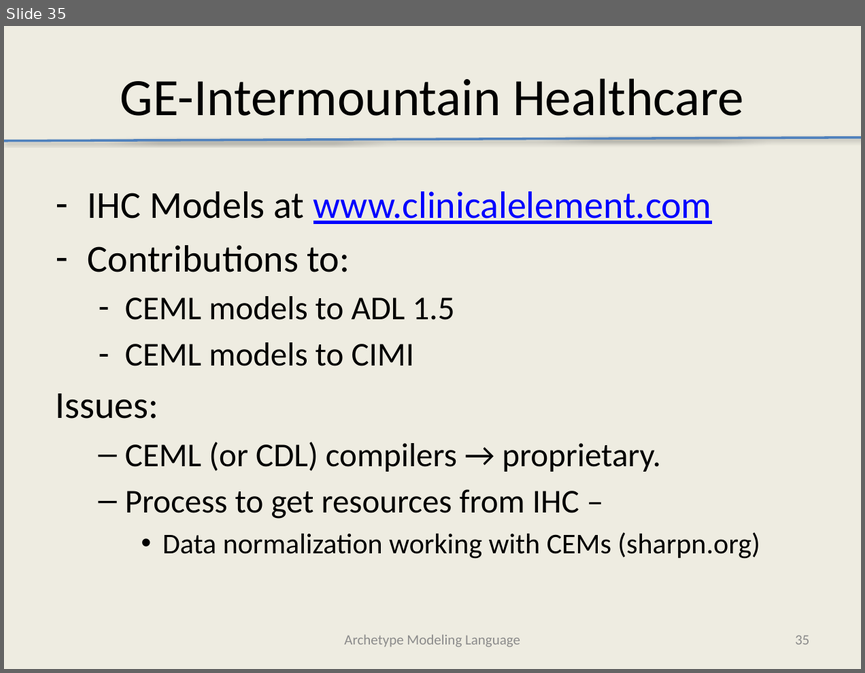
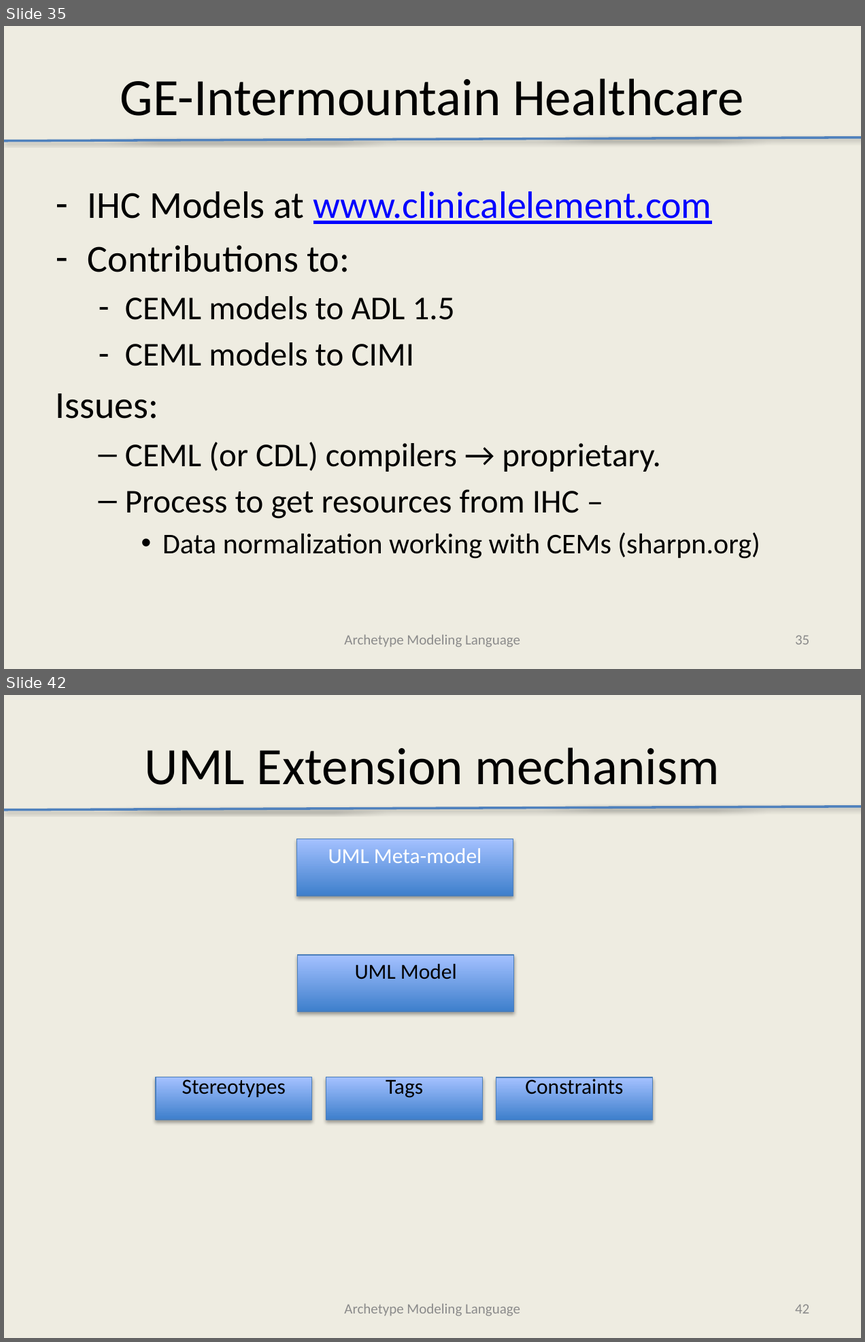
Before and after one commit to Avelanda/AMLTooling, a slide deck: docs/AMLTooling.pptx. Shown one above the other, each under a label of ours: slide 35 before the commit, slides 35 and 42 after it; the slides between them are not shown. The pictures are 865x673 and 865x1342 pixels, drawn with LibreOffice and Linux fonts; fonts in the diff are those of the drawing. Boxes give left, top, right and bottom in pixels: in the first picture for what was removed or moved away, otherwise in the second. Text is boxed around its words. In the diff, an @@ line names an element or a change of style, - is before the commit and + after.

```diff
--- a/docs/AMLTooling.pptx
+++ b/docs/AMLTooling.pptx
@@ slide 42 added at <box>4,695,861,1338</box>, background #EEECE1 @@
@@ title added at <box>145,747,719,785</box>, 44 pt, text #000000 @@
+UML Extension mechanism
@@ line added from (4, 810) to (861, 807), #4F81BD 2 pt @@
@@ rectangle added at <box>297,839,514,896</box>, fill gradient #3F80CE to #A4C4FF, outline #4B7EBC 0.75 pt, 18 pt, text #FFFFFF @@
+UML Meta-model
@@ rectangle added at <box>298,955,515,1011</box>, fill gradient #3F80CE to #A4C4FF, outline #4B7EBC 0.75 pt, 18 pt, text #000000 @@
+UML Model
@@ rectangle added at <box>156,1077,311,1119</box>, fill gradient #3F80CE to #A4C4FF, outline #4B7EBC 0.75 pt, 18 pt, text #000000 @@
+Stereotypes
@@ rectangle added at <box>326,1077,482,1119</box>, fill gradient #3F80CE to #A4C4FF, outline #4B7EBC 0.75 pt, 18 pt, text #000000 @@
+Tags
@@ rectangle added at <box>496,1077,652,1119</box>, fill gradient #3F80CE to #A4C4FF, outline #4B7EBC 0.75 pt, 18 pt, text #000000 @@
+Constraints
@@ text added at <box>344,1303,520,1316</box>, 12 pt, text #8C8C8C @@
+Archetype Modeling Language
@@ page number added at <box>795,1304,809,1313</box>, 12 pt, text #8C8C8C @@
+42
```
Also in this commit, not shown: 1 slide changed, 9 other slides added.
